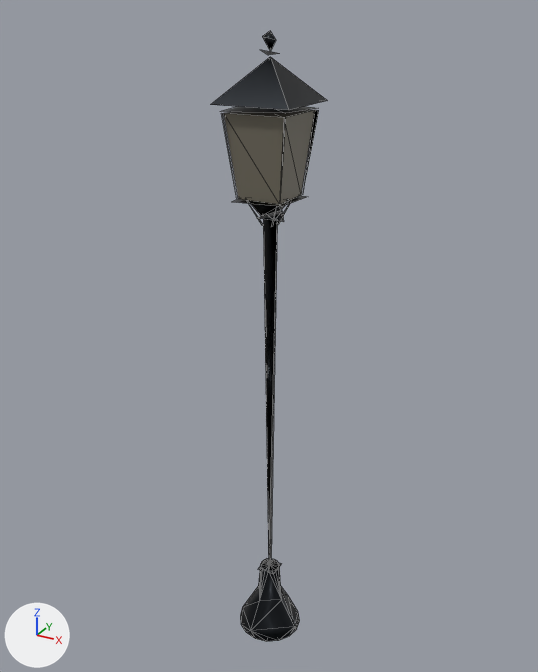
The glTF model web/public/assets/models/garden_things/lampPost.far.glb: old version first, new version second.
Camera for both pictures: a 50 mm lens placed at (1.381, -2.52, 2.81), pointed at (-0.036, 0.056, 1.522). The lights are fixed; the arrows at lower left show +X, +Y and +Z. The first picture is the older version. Mesh edges are drawn as thin lines. Vertices at exactly the same position are counted once.

In view in the first picture: 'lampPost_far'.
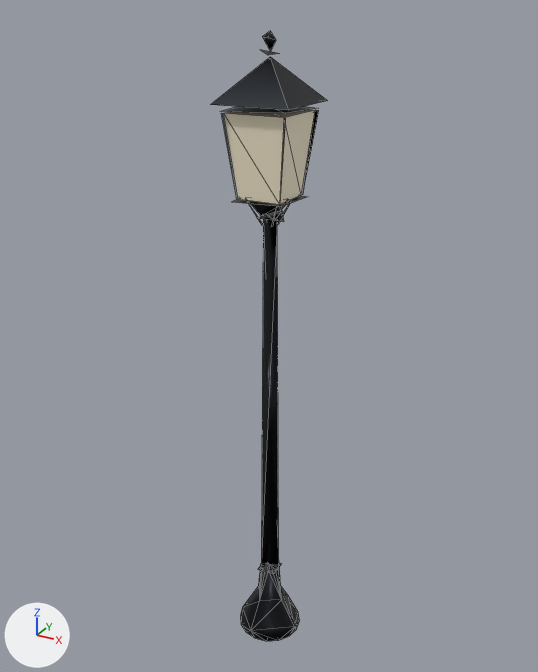
Where the change shows, as pixel boxes [x1, y1, x2, y2] in the pictures (538 x 672 px; the box of a moved part takes in the faces that stretch with it):
part 1 of me_lamppost_far, moved or reshaped: before [263, 219, 277, 567]; after [261, 219, 279, 566]
part 2 of me_lamppost_far, recoloured (grey to white): [221, 110, 319, 591] in both

Patch to the scene script:
```diff
--- a/web/public/assets/models/garden_things/lampPost.far.glb.py
+++ b/web/public/assets/models/garden_things/lampPost.far.glb.py
@@ me_lamppost_far @@
 me_lamppost_far.from_pydata(...)  # 115 vertices, 141 faces; spans x -0.16..0.16, y -0.16..0.16, z 0.0..2.74
 # used by ob_lamppost_far; location = (0.0, 0.0, 0.0)
-me_lamppost_far.vertices[49].co = (0.01, -0.04, 0.34)  # pixel (268, 570)
-me_lamppost_far.vertices[51].co = (-0.01, 0.04, 0.34)  # pixel (271, 558)
+# me_lamppost_far part 1
+me_lamppost_far.vertices[49].co = (0.04, 0.01, 0.34)  # pixel (278, 565)
+me_lamppost_far.vertices[51].co = (-0.04, -0.01, 0.34)  # pixel (261, 563)
+# me_lamppost_far part 2: 68 kept faces spanning x -0.14..0.14, y -0.14..0.13, z 0.17..2.72 get new vertex colours; the middle colour goes from grey #939393 to white #fefefe
 me_lamppost_far.materials.append(mat_body)
```
